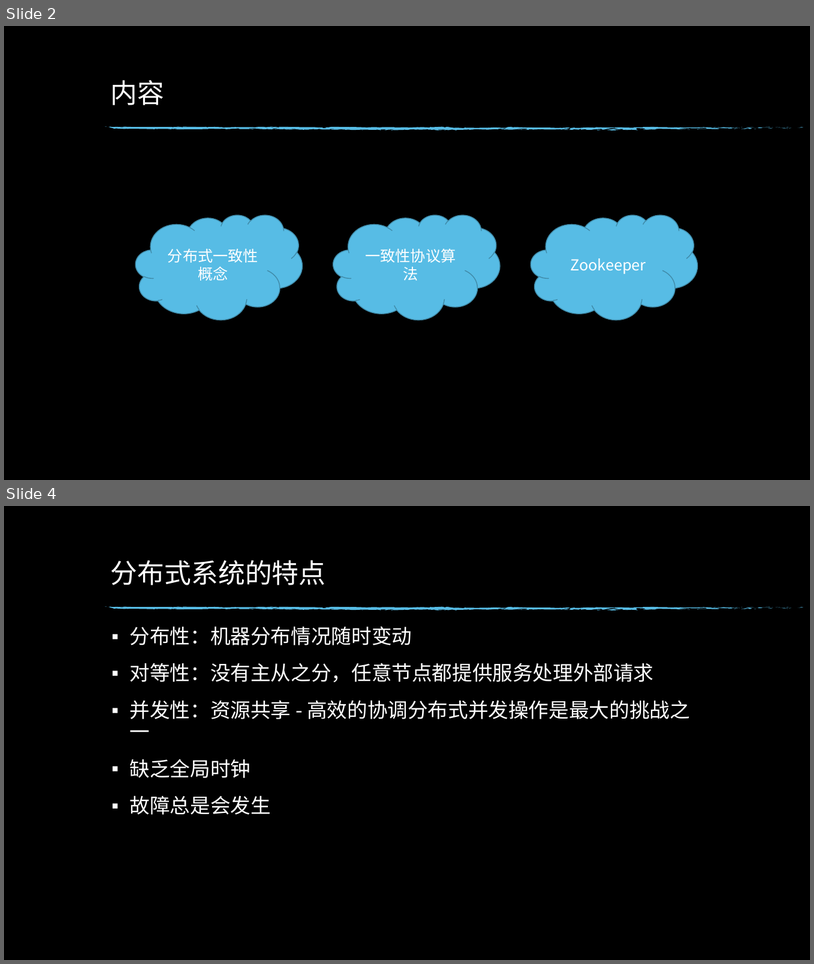
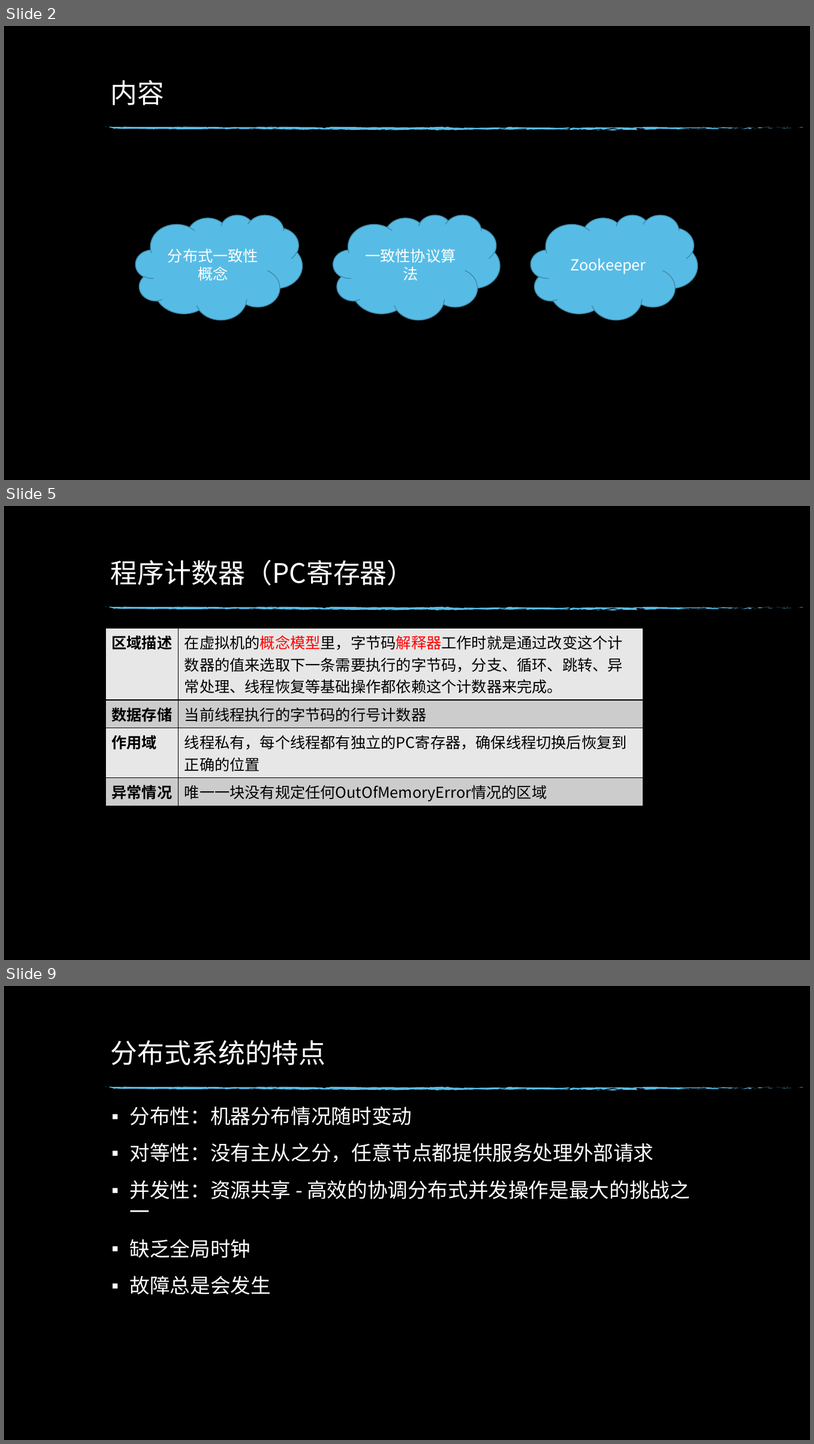
Before and after one commit to edwin1215/edwin, a slide deck: study/深入理解jvm原理.pptx. Shown one above the other, each under a label of ours: slides 2 and 4 before the commit, slides 2, 5 and 9 after it; the slides between them are not shown. The pictures are 814x964 and 814x1444 pixels, drawn with LibreOffice and Linux fonts; fonts in the diff are those of the drawing; background and template pictures are left out. Boxes give left, top, right and bottom in pixels: in the first picture for what was removed or moved away, otherwise in the second. Text is boxed around its words. In the diff, an @@ line names an element or a change of style, - is before the commit and + after.

```diff
--- a/study/深入理解jvm原理.pptx
+++ b/study/深入理解jvm原理.pptx
@@ slide 5 added at (x1=4, y1=506, x2=810, y2=960), background picture (left out); not listed: 74 template elements that a slide beside it also shows @@
@@ title added at (x1=111, y1=559, x2=414, y2=585), 32 pt, text #FFFFFF @@
+程序计数器（PC寄存器）
@@ table added at (x1=105, y1=628, x2=643, y2=804), 4 rows, 2 columns @@
+区域描述 | 在虚拟机的概念模型里，字节码解释器工作时就是通过改变这个计数器的值来选取下一条需要执行的字节码，分支、循环、跳转、异常处理、线程恢复等基础操作都依赖这个计数器来完成。
+数据存储 | 当前线程执行的字节码的行号计数器
+作用域 | 线程私有，每个线程都有独立的PC寄存器，确保线程切换后恢复到正确的位置
+异常情况 | 唯一一块没有规定任何OutOfMemoryError情况的区域
@@ what was slide 4 is now slide 9 @@
```
Also in this commit, not shown: 5 other slides added, 1 slide removed.
